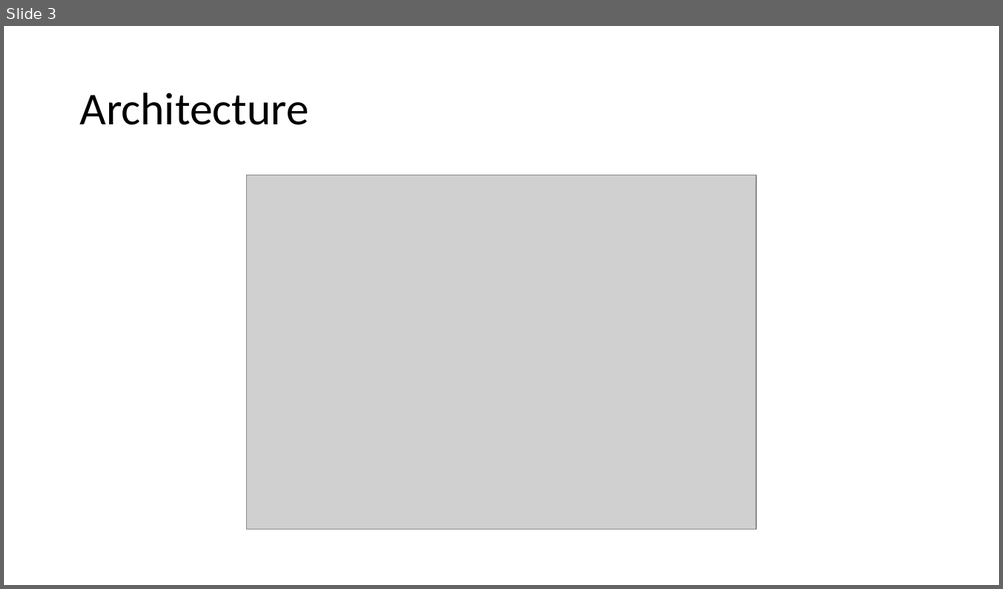
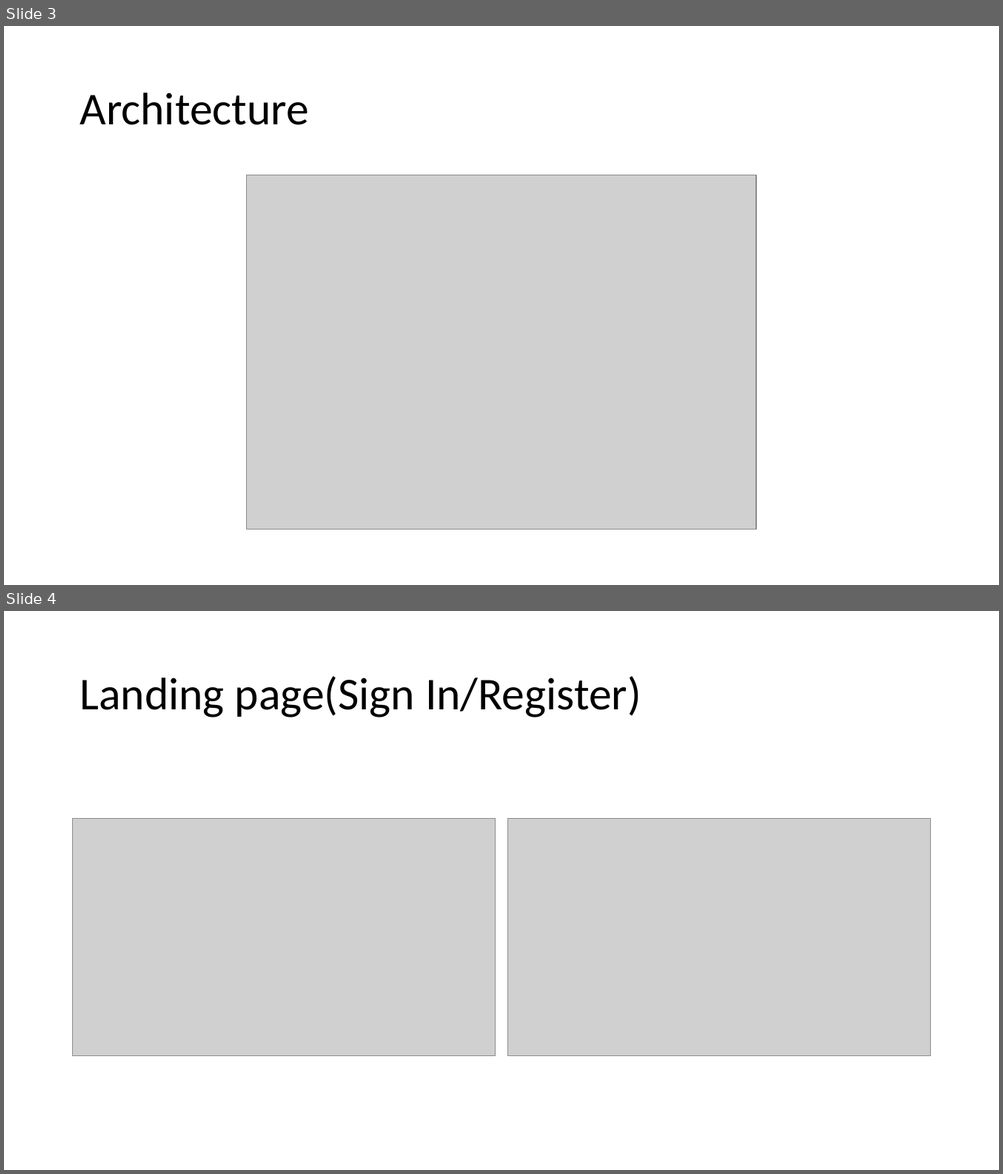
Before and after one commit to sandyksit/data-management-tool, a slide deck: Data management tool.pptx. Shown one above the other, each under a label of ours: slide 3 before the commit, slides 3 and 4 after it. The pictures are 1003x589 and 1003x1174 pixels, drawn with LibreOffice and Linux fonts; fonts in the diff are those of the drawing; grey boxes stand for pictures. Boxes give left, top, right and bottom in pixels: in the first picture for what was removed or moved away, otherwise in the second. Text is boxed around its words. In the diff, an @@ line names an element or a change of style, - is before the commit and + after.

```diff
--- a/Data management tool.pptx
+++ b/Data management tool.pptx
@@ slide 4 added at (4,611,999,1170), background #FFFFFF @@
@@ title added at (79,676,641,718), 44 pt, text #000000 @@
+Landing page(Sign In/Register)
@@ picture added at (73,818,495,1056) @@
@@ picture added at (508,818,930,1056) @@
```
Also in this commit, not shown: 2 slides changed, 1 other slide added, 1 slide removed.
